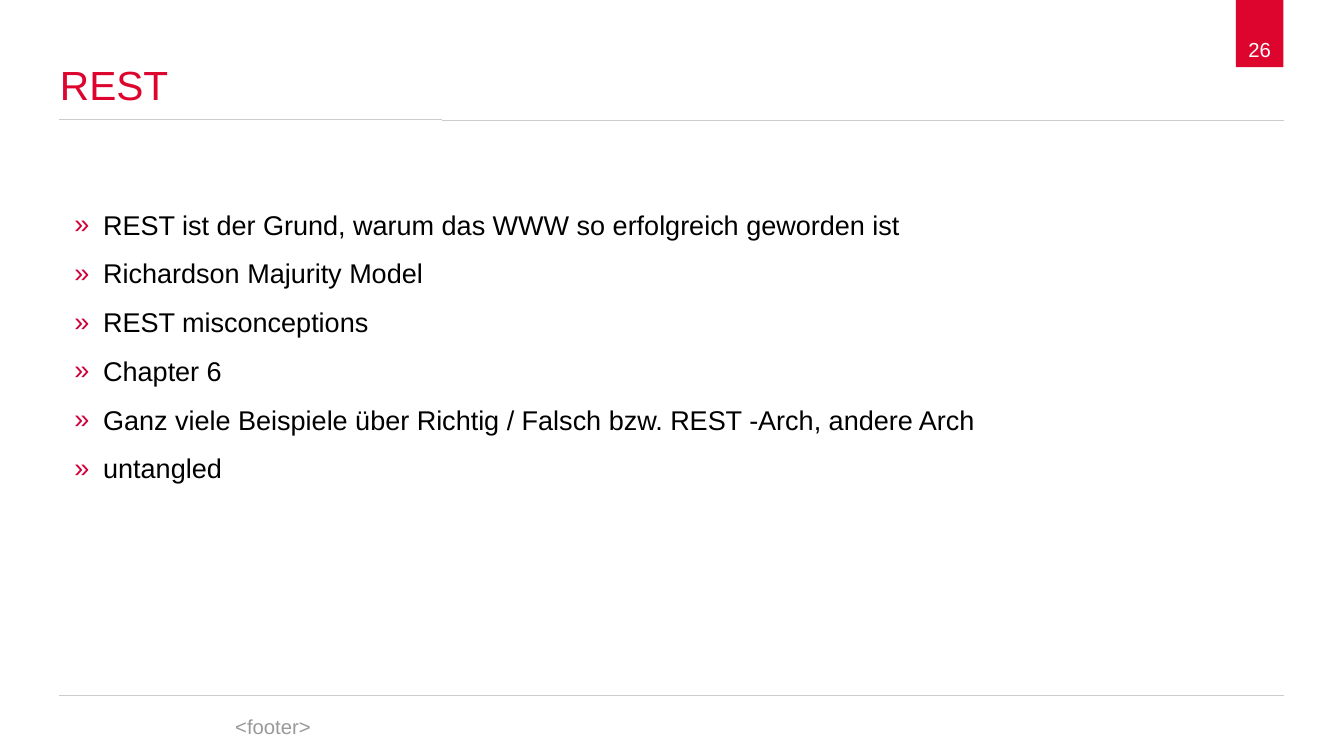
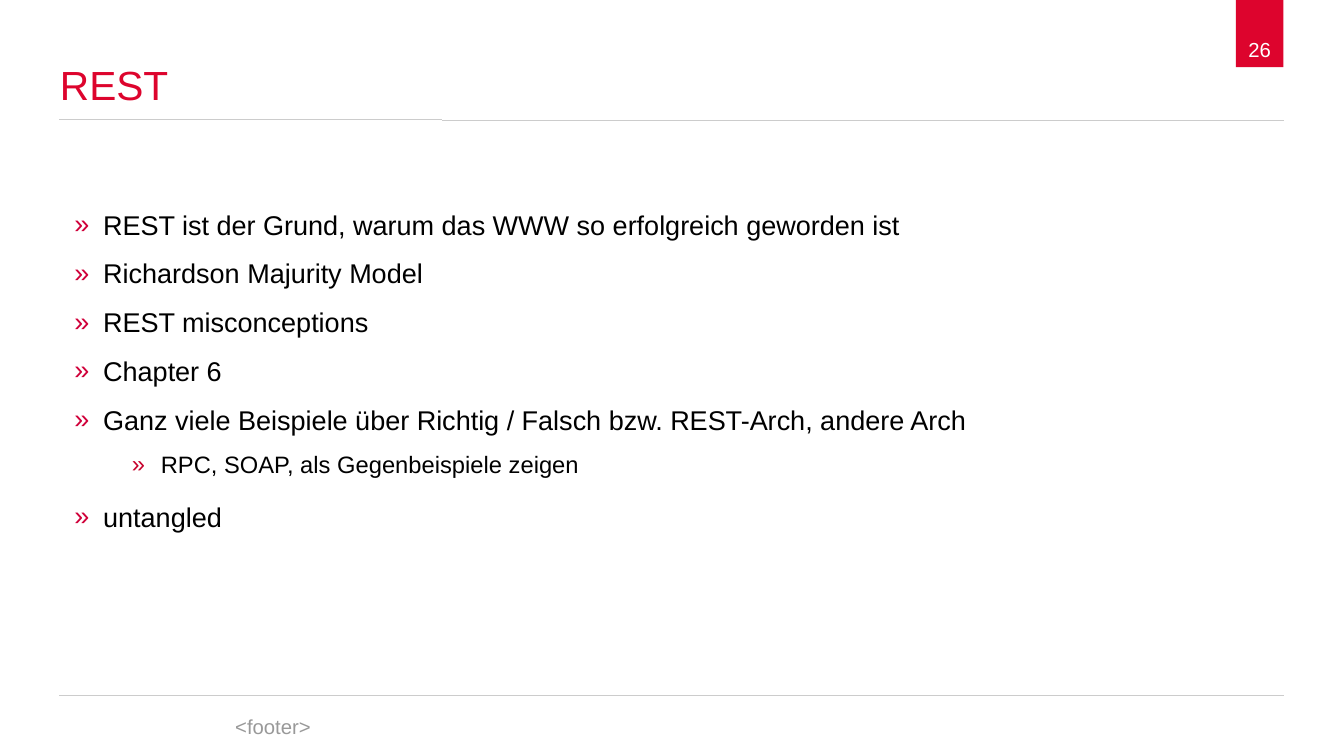
Before and after one commit to spaceone/presentations, a slide deck: slide 26 of representational-state-transfer/representational-state-transfer.odp. Drawn at 1344x756 pixels with LibreOffice and Linux fonts; fonts in the diff are those of the drawing; background and template pictures are left out. Boxes give left, top, right and bottom in pixels: in the first picture for what was removed or moved away, otherwise in the second. Text is boxed around its words. In the diff, an @@ line names an element or a change of style, - is before the commit and + after.

```diff
--- a/representational-state-transfer/representational-state-transfer.odp
+++ b/representational-state-transfer/representational-state-transfer.odp
@@ text at [103,410,966,478]: text changed @@
-» Ganz viele Beispiele über Richtig / Falsch bzw. REST -Arch, andere Arch
+» Ganz viele Beispiele über Richtig / Falsch bzw. REST-Arch, andere Arch
+    » RPC, SOAP, als Gegenbeispiele zeigen
```
Also in this commit, not shown: 7 other slides changed, 1 slide added, 1 slide removed.
